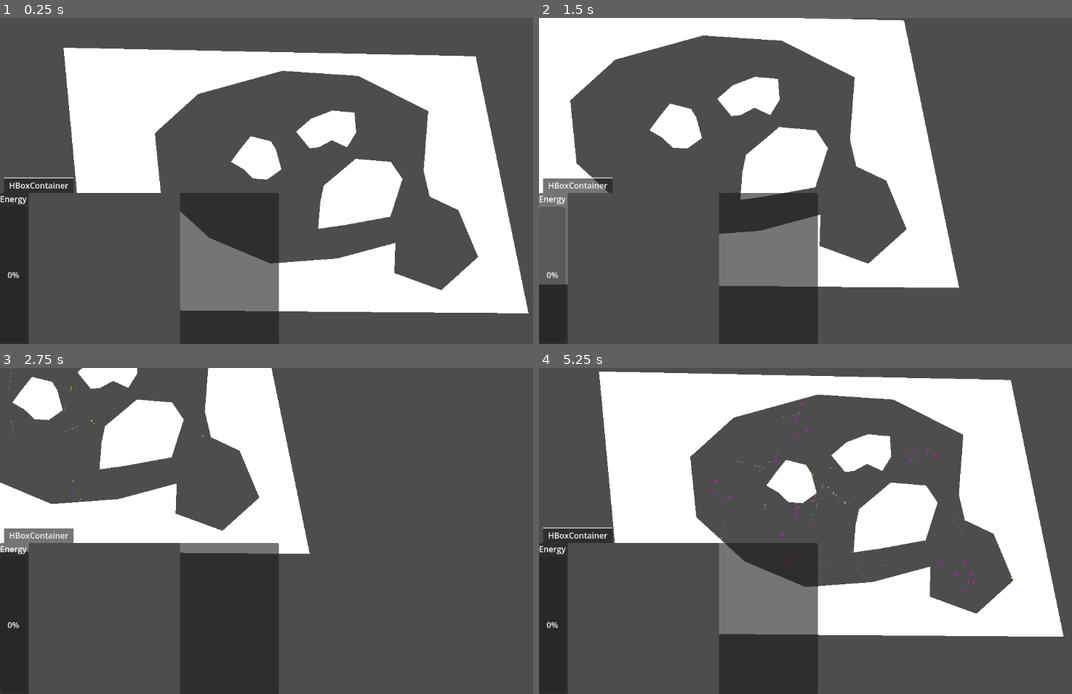
Above: before the commit, frames 1-4 (two rows, left to right).
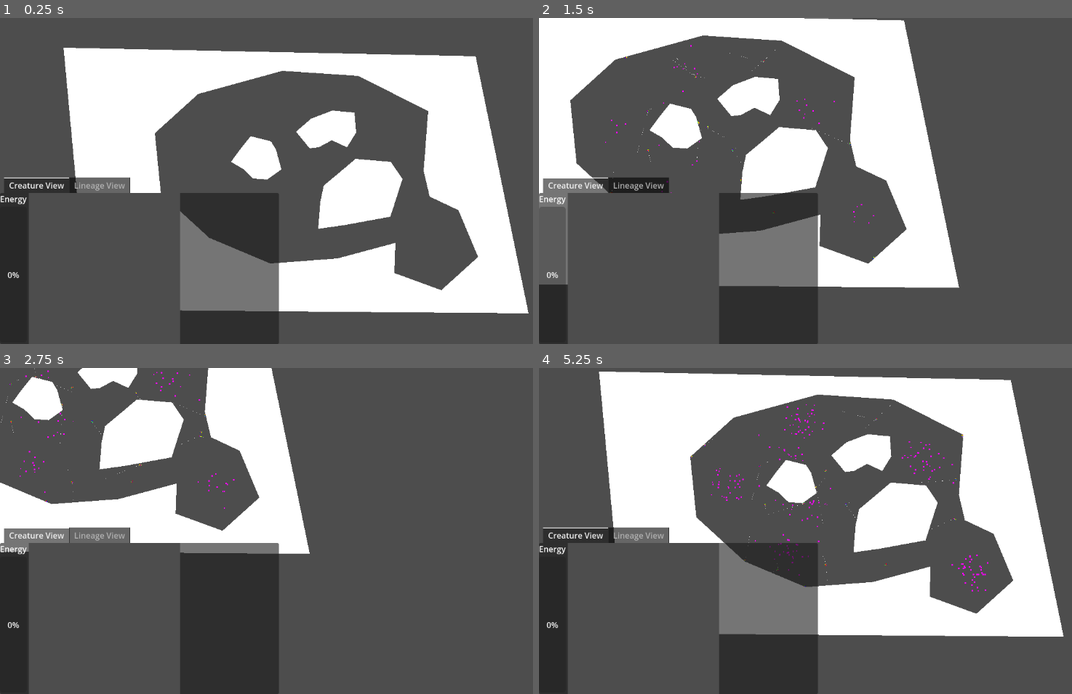
Above: after the commit, the same moments.

Repository: 06gusmog/EVOLUTIONATOR-4000
Game: Godot game, scene res://Misc/world.tscn
Same seed, same stepped clock (60 frames per second), same inputs: the game is played once before the commit and once after it.
Inputs (mouse positions are in pixels of both pictures, inside the frame that each line leads up to):
- Up to frame 1 (0.25 s): no input
- Up to frame 2 (1.5 s): tap Enter at 0.5 s; move the mouse to (954, 164) at 0.52 s; hold Right (right) 0.53-1.28 s; click (954, 164) at 0.6 s; move the mouse to (714, 197) at 1.27 s; hold Down (down) from 1.28 s (still down); tap Shift (zoom_in) at 1.35 s
- Up to frame 3 (2.75 s): move the mouse to (346, 459) at 2.02 s; release Down (down) at 2.03 s; hold Right (right) from 2.03 s (still down); tap Ctrl (zoom_out) at 2.1 s
- Up to frame 4 (5.25 s): move the mouse to (672, 482) at 2.77 s; release Right (right) at 2.78 s; hold Up (up) 2.78-3.53 s; click (672, 482) at 2.85 s; move the mouse to (629, 439) at 3.52 s; hold Left (left) 3.53-5.03 s; tap Shift (zoom_in) at 3.6 s; move the mouse to (597, 553) at 4.27 s; tap Ctrl (zoom_out) at 4.35 s; move the mouse to (805, 504) at 5.02 s; hold Down (down) from 5.03 s (still down); click (805, 504) at 5.1 s

The runs differ from the first frame. In frame 1, 0.7% of the frame differs, in the area x 1-25%, y 48-54%; in frame 2, 0.7%; in frame 3, 0.8%; in frame 4, 1.1%, in the area x 1-89%, y 10-69%.
Error after the commit: Invalid assignment of property or key 'rotation' with value of type 'float' on a base object of type 'Nil'. (res://Cell)

Commit message:
Unfinished dump from home PC

Diff:
--- /dev/null
+++ b/Godot/Lineage Tracking/LineageDrawer.gd
@@ -0,0 +1,89 @@
+extends Node2D
+
+@export var padding_vertical = 100
+@export var padding_horizontal = 100
+@export var border_vertical = 0
+@export var border_horizontal = 0
+
+@onready var camera_2d = $IGNORE/Camera2D
+
+func add_node(position, creatureID, creature_register):
+	var node = load("res://Lineage Tracking/node_start.tscn").instantiate()
+	node.get_child(0).texture = creature_register['image']
+	node.position = position
+	node.creatureID = creatureID
+	add_child(node)
+	return node
+
+func add_line(node, to, is_mitosis_connection = false):
+	var line = Line2D.new()
+	line.points = [Vector2(0,0), to]
+	if is_mitosis_connection:
+		line.name = 'line'
+	node.add_child(line)
+
+func draw_lineage(event_register, creature_register):
+	for child in get_children():
+		if child.name == 'IGNORE':
+			continue
+		child.queue_free()
+
+	#NOTE Always split up
+	var node_list = []
+	var cursor = [] #NOTE Currently empty is -1, currently line is ID
+	var x = 0
+	for event in event_register:
+		match event['Type']:
+			'Creation':
+				print('creation')
+				for node in node_list:
+					node.position.y += padding_vertical
+				cursor.insert(0, event['CreatureID'])
+				node_list.append(add_node(Vector2(x * padding_horizontal, 0), event['CreatureID'], creature_register))
+			'Mitosis':
+				print('mitosis')
+				var parent_index = cursor.find(event['Parent CreatureID'])
+				if parent_index+1 == len(cursor):
+					cursor.append(event['Offspring CreatureID'])
+					node_list.append(add_node(Vector2(x * padding_horizontal, (parent_index+1) * padding_vertical), event['Offspring CreatureID'], creature_register))
+				elif cursor[parent_index+1] == -1:
+					cursor[parent_index+1] = event['Offspring CreatureID']
+					node_list.append(add_node(Vector2(x * padding_horizontal, (parent_index+1) * padding_vertical), event['Offspring CreatureID'], creature_register))
+				else:
+					for node in node_list:
+						if node.position.y >= (parent_index+1) * padding_vertical:
+							node.position.y += padding_vertical
+							for child in node.get_children():
+								if child.name == 'line':
+									if child.points[1].y + node.position.y <= (parent_index+1) * padding_vertical:
+										child.points[1].y -= padding_vertical
+					cursor.insert(parent_index+1, event['Offspring CreatureID'])
+					node_list.append(add_node(Vector2(x * padding_horizontal, (parent_index+1) * padding_vertical), event['Offspring CreatureID'], creature_register))
+				add_line(node_list[-1], Vector2(0, -padding_vertical), true)
+			'Death':
+				print('Death')
+				var index = cursor.find(event['CreatureID'])
+				cursor[index] = -1
+				for node in node_list:
+					if node.creatureID == event['CreatureID']:
+						add_line(node, Vector2((x*padding_horizontal) - node.position.x, 0))
+						var ded_sprite = Sprite2D.new()
+						ded_sprite.texture = load("res://Lineage Tracking/AUUOOGH_I_am_ded.png")
+						ded_sprite.position = Vector2((x*padding_horizontal) - node.position.x, 0)
+						node.add_child(ded_sprite)
+						break
+		x += 1
+	x -= 1
+	var index = -1
+	for row in cursor:
+		index += 1
+		if row == -1:
+			continue
+		for node in node_list:
+			if node.creatureID == row:
+				add_line(node, Vector2((x*padding_horizontal) - node.position.x, 0))
+				break
+
+	#NOTE Ignore the thing under here, it's witchcraft
+	camera_2d.position = Vector2(float(len(event_register)) * padding_horizontal/2, float(len(cursor)) * padding_vertical/2)
+	camera_2d.zoom = Vector2(1,1) * min(float(camera_2d.get_viewport().size.x) / ((len(event_register)+border_horizontal) * padding_horizontal), float(camera_2d.get_viewport().size.y) / ((len(cursor)+border_vertical) * padding_vertical))
--- /dev/null
+++ b/Godot/Lineage Tracking/Photo Booth.gd
@@ -0,0 +1,50 @@
+extends Node2D
+const CREATURE = preload("res://Misc/creature.tscn")
+const connection_node = preload("res://Misc/UI assets/connection.tscn")
+const white_dot = preload("res://Misc/UI assets/white_dot.png")
+@onready var camera_2d = $"Camera Room/Camera2D"
+@onready var camera_room = $"Camera Room"
+
+@export var edge_padding = 0.01
+
+func generate_icon(DNA):
+	var cells = {}
+	var radius_squared = 0
+	for child in $"Camera Room".get_children():
+		if child is Camera2D:
+			continue
+		child.queue_free()
+
+	var i = 0
+	for RNA in DNA:
+		var cell_base = load("res://Cell Types/Scenes/" + RNA['Type'])
+		var cell_instance = cell_base.instantiate()
+		add_child(cell_instance)
+		cell_instance.unpack(RNA, str(i))
+		i += 1
+
+	for cell in get_children():
+		cells[cell.name] = cell
+	cells.erase('Camera Room')
+
+	for cellID in cells:
+		var cell_instance = cells[cellID]
+		if cell_instance.position.distance_squared_to(Vector2(0,0)) > radius_squared:
+			radius_squared = cell_instance.position.distance_squared_to(Vector2(0,0))
+		if 'Input' in cell_instance.tags:
+			for connection in cell_instance.connections:
+				if 'Output' in cells[connection].tags:
+					var connection_visual = connection_node.instantiate()
+					cell_instance.add_child(connection_visual)
+					connection_visual.make_connection(cell_instance.position, cells[connection].position, connection) #NOTE index out of range error
+
+		if 'Output' in cell_instance.tags:
+			var dot_sprite = Sprite2D.new()
+			dot_sprite.texture = white_dot
+			dot_sprite.scale = Vector2(0.01,0.01)
+			dot_sprite.name = 'Dot'
+			cell_instance.add_child(dot_sprite)
+
+	camera_2d.zoom = Vector2(1,1) * float(camera_2d.get_viewport().size.x) / (sqrt(radius_squared) + edge_padding)
+	var img = camera_room.get_texture().get_image()
+	return ImageTexture.create_from_image(img)
--- /dev/null
+++ b/Godot/Lineage Tracking/lineage_drawer.tscn
@@ -0,0 +1,10 @@
+[gd_scene load_steps=2 format=3 uid="uid://et3fgg6klysf"]
+
+[ext_resource type="Script" path="res://Lineage Tracking/LineageDrawer.gd" id="1_vwb8d"]
+
+[node name="LineageDrawer" type="Node2D"]
+script = ExtResource("1_vwb8d")
+
+[node name="IGNORE" type="Node2D" parent="."]
+
+[node name="Camera2D" type="Camera2D" parent="IGNORE"]
--- /dev/null
+++ b/Godot/Lineage Tracking/node_start.gd
@@ -0,0 +1,3 @@
+extends Node2D
+
+var creatureID: int
--- /dev/null
+++ b/Godot/Lineage Tracking/node_start.tscn
@@ -0,0 +1,8 @@
+[gd_scene load_steps=2 format=3 uid="uid://cabbynsyqeysn"]
+
+[ext_resource type="Script" path="res://Lineage Tracking/node_start.gd" id="1_3m7o7"]
+
+[node name="Node Start" type="Node2D"]
+script = ExtResource("1_3m7o7")
+
+[node name="Sprite2D" type="Sprite2D" parent="."]
--- /dev/null
+++ b/Godot/Lineage Tracking/photo_booth.tscn
@@ -0,0 +1,10 @@
+[gd_scene load_steps=2 format=3 uid="uid://dvxvhwmlwa1bj"]
+
+[ext_resource type="Script" path="res://Lineage Tracking/Photo Booth.gd" id="1_x2mek"]
+
+[node name="Photo Booth" type="Node2D"]
+script = ExtResource("1_x2mek")
+
+[node name="Camera Room" type="SubViewport" parent="."]
+
+[node name="Camera2D" type="Camera2D" parent="Camera Room"]
--- a/Godot/Misc/Creature.gd
+++ b/Godot/Misc/Creature.gd
@@ -4,8 +4,8 @@
 var cells : Dictionary
 var energy : float
 var food_object
-var user_interface
 var bounding_sphere_size : float
+var creatureID : int
 
 var cell_weight = GlobalSettings.cell_weight
 
@@ -20,7 +20,6 @@
 func _ready():
 	#i is because there is no enumerate
 	food_object = get_parent().get_node('FoodObject')
-	user_interface = get_parent().get_node('CanvasLayer').get_node('UserInterface')
 	var i = 0
 	for RNA in DNA:
 		var cell_base = load("res://Cell Types/Scenes/" + RNA['Type'])
@@ -189,6 +188,7 @@
 		var cell = cells[cellID]
 		food_object.add_food(GlobalSettings.energy_dropped_min + (GlobalSettings.energy_dropped_max - GlobalSettings.energy_dropped_min) * energy / (GlobalSettings.energy_cap_PC * len(cells)), cell.global_position)
 	death.emit()
+	GlobalSettings.add_event('Death', creatureID) # Timeline Thing
 	queue_free()
 
 
--- a/Godot/Misc/SimulationHandler.gd
+++ b/Godot/Misc/SimulationHandler.gd
@@ -1,5 +1,6 @@
 extends Node2D
 
+var last_creature_ID = -1
 var rng = RandomNumberGenerator.new()
 var number_string = "0123456789"
 var mutation_chances = GlobalSettings.mutation_chances
@@ -12,7 +13,11 @@
 @onready var spawnpoints = $Spawnpoints
 @onready var food_spawn_nodes = get_node("FoodSpawnPoints").get_children()
 
-# Math functions
+
+func _process(delta):
+	if Input.is_action_just_pressed('test input'):
+		for event in GlobalSettings.event_register:
+			print(event)
 
 func _ready():
 	food_spawn_nodes.pop_at(-1)
@@ -36,6 +41,8 @@
 	var dudebro = CREATURE.instantiate()
 	dudebro.DNA = DNA
 	dudebro.position = creature_position
+	last_creature_ID += 1
+	dudebro.creatureID = last_creature_ID
 	dudebro.mitosis.connect(_on_mitosis) # This connects the signal
 	add_child(dudebro)
 
@@ -126,11 +133,15 @@
 		var special_sauce = new_DNA[rng.randi() % len(new_DNA)]['Special Sauce']
 		special_sauce[rng.randi() % len(special_sauce)] = str(rng.randi() % 10)
 
+
+
 	if creature.linear_velocity == Vector2(0,0):
 		create_creature(new_DNA, creature.position + Vector2(0, creature.bounding_sphere_size * 3))
 	else:
 		create_creature(new_DNA, creature.position + -creature.linear_velocity.normalized() * creature.bounding_sphere_size * 3)
 	creature.energy -= GlobalSettings.energy_required_to_reproduce_PC * len(creature.cells)
+
+	GlobalSettings.add_event('Mitosis', last_creature_ID, [creature.creatureID, new_DNA]) # Timeline Thing
 
 func _on_food_spawn_timer_timeout():
 	for x in range(GlobalSettings.food_spawn_burst_size):
@@ -142,7 +153,10 @@
 		if spawn is Timer:
 			continue
 		var overlapping_bodies = spawn.get_child(0).get_overlapping_bodies()
+		var new_DNA = generate_random_DNA(GlobalSettings.creature_spawn_size)
 		if overlapping_bodies == []:
-			create_creature(generate_random_DNA(GlobalSettings.creature_spawn_size), spawn.position)
+			create_creature(new_DNA, spawn.position)
+			GlobalSettings.add_event('Creation', last_creature_ID, [new_DNA]) # Timeline Thing
 		elif len(overlapping_bodies) == 1 and food_object in overlapping_bodies:
-			create_creature(generate_random_DNA(GlobalSettings.creature_spawn_size), spawn.position)
+			create_creature(new_DNA, spawn.position)
+			GlobalSettings.add_event('Creation', last_creature_ID, [new_DNA]) # Timeline Thing
--- a/Godot/Misc/UserInterface.gd
+++ b/Godot/Misc/UserInterface.gd
@@ -6,15 +6,18 @@
 
 @onready var camera_2d = $"../../Camera2D"
 @export var camera_move_speed = 5.0
+@onready var lineage_drawer = $"Lineage View/LineageDrawer"
+
 
 @onready var creature_sim = $"Creature View/Creature Sim"
-@onready var progress_bar = $"TabContainer/HBoxContainer/Creature View/ProgressBar"
+@onready var progress_bar = $"TabContainer/Creature View/Creature View/ProgressBar"
 @onready var world = $"../.."
 
 var visual_creature_file = preload("res://Misc/UI assets/visual_creature.tscn")
 const CONNECTION2D = preload("res://Misc/UI assets/connection.gd")
 
-
+func _ready():
+	GlobalSettings.event.connect(_on_event)
 
 func _process(_delta):
 	camera_2d.position += Input.get_vector( 'left', 'right', 'up', 'down') * camera_move_speed * 1/camera_2d.zoom
@@ -72,9 +75,8 @@
 
 	progress_bar.value = creature_selected.energy
 
-
-
-
+func _on_event():
+	lineage_drawer.draw_lineage(GlobalSettings.event_register, GlobalSettings.creature_register)
 
 func creature_clicked(creature):
 	if is_instance_valid(creature_selected):
--- a/Godot/Misc/world.tscn
+++ b/Godot/Misc/world.tscn
@@ -1,8 +1,9 @@
-[gd_scene load_steps=7 format=3 uid="uid://dqhflav3j0b86"]
+[gd_scene load_steps=9 format=3 uid="uid://dqhflav3j0b86"]
 
 [ext_resource type="Script" path="res://Misc/SimulationHandler.gd" id="1_yl8cj"]
 [ext_resource type="PackedScene" uid="uid://bgpjpvrhc2ioi" path="res://Misc/food_object.tscn" id="2_8ygnx"]
 [ext_resource type="Script" path="res://Misc/UserInterface.gd" id="3_6vnwv"]
+[ext_resource type="PackedScene" uid="uid://et3fgg6klysf" path="res://Lineage Tracking/lineage_drawer.tscn" id="4_lw6q8"]
 
 [sub_resource type="CircleShape2D" id="CircleShape2D_rjn3i"]
 radius = 19.0263
@@ -11,6 +12,9 @@
 
 [sub_resource type="ViewportTexture" id="ViewportTexture_xdqrd"]
 viewport_path = NodePath("CanvasLayer/UserInterface/Creature View")
+
+[sub_resource type="ViewportTexture" id="ViewportTexture_noyqq"]
+viewport_path = NodePath("CanvasLayer/UserInterface/Lineage View")
 
 [node name="World" type="Node2D"]
 script = ExtResource("1_yl8cj")
@@ -169,34 +173,45 @@
 offset_right = 553.0
 grow_vertical = 0
 
-[node name="HBoxContainer" type="HBoxContainer" parent="CanvasLayer/UserInterface/TabContainer"]
-layout_mode = 2
-
-[node name="Creature View" type="VBoxContainer" parent="CanvasLayer/UserInterface/TabContainer/HBoxContainer"]
-layout_mode = 2
-
-[node name="Label" type="Label" parent="CanvasLayer/UserInterface/TabContainer/HBoxContainer/Creature View"]
+[node name="Creature View" type="HBoxContainer" parent="CanvasLayer/UserInterface/TabContainer"]
+layout_mode = 2
+
+[node name="Creature View" type="VBoxContainer" parent="CanvasLayer/UserInterface/TabContainer/Creature View"]
+layout_mode = 2
+
+[node name="Label" type="Label" parent="CanvasLayer/UserInterface/TabContainer/Creature View/Creature View"]
 layout_mode = 2
 size_flags_vertical = 0
 text = "Energy
 "
 horizontal_alignment = 1
 
-[node name="ProgressBar" type="ProgressBar" parent="CanvasLayer/UserInterface/TabContainer/HBoxContainer/Creature View"]
+[node name="ProgressBar" type="ProgressBar" parent="CanvasLayer/UserInterface/TabContainer/Creature View/Creature View"]
 custom_minimum_size = Vector2(0, 270)
 layout_mode = 2
 size_flags_vertical = 1
 fill_mode = 3
 
-[node name="AspectRatioContainer" type="AspectRatioContainer" parent="CanvasLayer/UserInterface/TabContainer/HBoxContainer"]
+[node name="AspectRatioContainer" type="AspectRatioContainer" parent="CanvasLayer/UserInterface/TabContainer/Creature View"]
 custom_minimum_size = Vector2(300, 300)
 layout_mode = 2
 
-[node name="TextureRect" type="TextureRect" parent="CanvasLayer/UserInterface/TabContainer/HBoxContainer/AspectRatioContainer"]
+[node name="TextureRect" type="TextureRect" parent="CanvasLayer/UserInterface/TabContainer/Creature View/AspectRatioContainer"]
 layout_mode = 2
 texture = SubResource("ViewportTexture_xdqrd")
 expand_mode = 4
 
+[node name="Lineage View" type="HBoxContainer" parent="CanvasLayer/UserInterface/TabContainer"]
+visible = false
+layout_mode = 2
+
+[node name="AspectRatioContainer" type="AspectRatioContainer" parent="CanvasLayer/UserInterface/TabContainer/Lineage View"]
+layout_mode = 2
+
+[node name="TextureRect" type="TextureRect" parent="CanvasLayer/UserInterface/TabContainer/Lineage View/AspectRatioContainer"]
+layout_mode = 2
+texture = SubResource("ViewportTexture_noyqq")
+
 [node name="Creature View" type="SubViewport" parent="CanvasLayer/UserInterface"]
 
 [node name="Creature Sim" type="Node2D" parent="CanvasLayer/UserInterface/Creature View"]
@@ -204,6 +219,10 @@
 [node name="Placeholder" type="Node2D" parent="CanvasLayer/UserInterface/Creature View/Creature Sim"]
 
 [node name="Placeholder squared" type="Node2D" parent="CanvasLayer/UserInterface/Creature View/Creature Sim/Placeholder"]
+
+[node name="Lineage View" type="SubViewport" parent="CanvasLayer/UserInterface"]
+
+[node name="LineageDrawer" parent="CanvasLayer/UserInterface/Lineage View" instance=ExtResource("4_lw6q8")]
 
 [connection signal="timeout" from="Spawnpoints/SpawnTimer" to="." method="_on_spawn_timer_timeout"]
 [connection signal="timeout" from="FoodSpawnPoints/FoodSpawnTimer" to="." method="_on_food_spawn_timer_timeout"]
--- a/Godot/Standards/Cell.gd
+++ b/Godot/Standards/Cell.gd
@@ -71,6 +71,9 @@
 			calculated_input += other_cell.output
 		else:
 			print('Connection to nowhere')
+			print('Removing faulty connection')
+			connections.pop_at(connections.find(connection))
+
 	calculated_input = weighted_clamp(calculated_input)
 
 	_act(calculated_input, delta)
--- a/Godot/Standards/global_settings.gd
+++ b/Godot/Standards/global_settings.gd
@@ -1,4 +1,6 @@
 extends Node
+
+signal event
 
 #Map
 var map_size = Vector2(640, 384)
@@ -12,8 +14,7 @@
 var energy_dropped_max = 75.0
 var energy_consumption_PC = 0.2
 
-# Energy
-var cell_weight = 1.0
+
 
 var food_spawn_burst_size = 50
 var creature_spawn_size = 10
@@ -30,9 +31,33 @@
 	}
 
 # Physics
-var simulation_speed = 2
+var cell_weight = 1.0
+var simulation_speed = 10
 var food_cap = 1000
 var ticks_per_second = 30
+
+# Lineage Tracking
+var event_register = []
+var creature_register = []
+
+var photo_booth = load("res://Lineage Tracking/photo_booth.tscn").instantiate()
+
+func add_event(type:String, creatureID:int, other_tags:Array = []):
+	event.emit()
+	print(type)
+	print(creatureID)
+	match type:
+		'Creation':
+			event_register.append({'Type':'Creation', 'CreatureID': creatureID})
+			creature_register.append({'Creation Event':len(event_register)-1, 'DNA':other_tags[0], 'Parent':-1, 'Offspring':[], 'image':photo_booth.generate_icon(other_tags[0]), 'Dead':false, 'Death Event':0})
+		'Mitosis':
+			event_register.append({'Type':'Mitosis', 'Offspring CreatureID': creatureID, 'Parent CreatureID': other_tags[0]})
+			creature_register.append({'Creation Event':len(event_register)-1, 'DNA':other_tags[1], 'Parent':other_tags[0], 'Offspring':[], 'image':photo_booth.generate_icon(other_tags[1]), 'Dead':false, 'Death Event':0})
+			creature_register[other_tags[0]]['Offspring'].append(creatureID)
+		'Death':
+			event_register.append({'Type':'Death', 'CreatureID':creatureID})
+			creature_register[creatureID]['Dead'] = true
+			creature_register[creatureID]['Death Event'] = len(event_register)-1
 
 func _ready():
 	Engine.time_scale = simulation_speed
Binary file added: Godot/Lineage Tracking/AUUOOGH_I_am_ded.png
Not shown, added: Godot/Lineage Tracking/AUUOOGH_I_am_ded.png.import
Not shown, added: Godot/Lineage Tracking/lin898D.tmp
